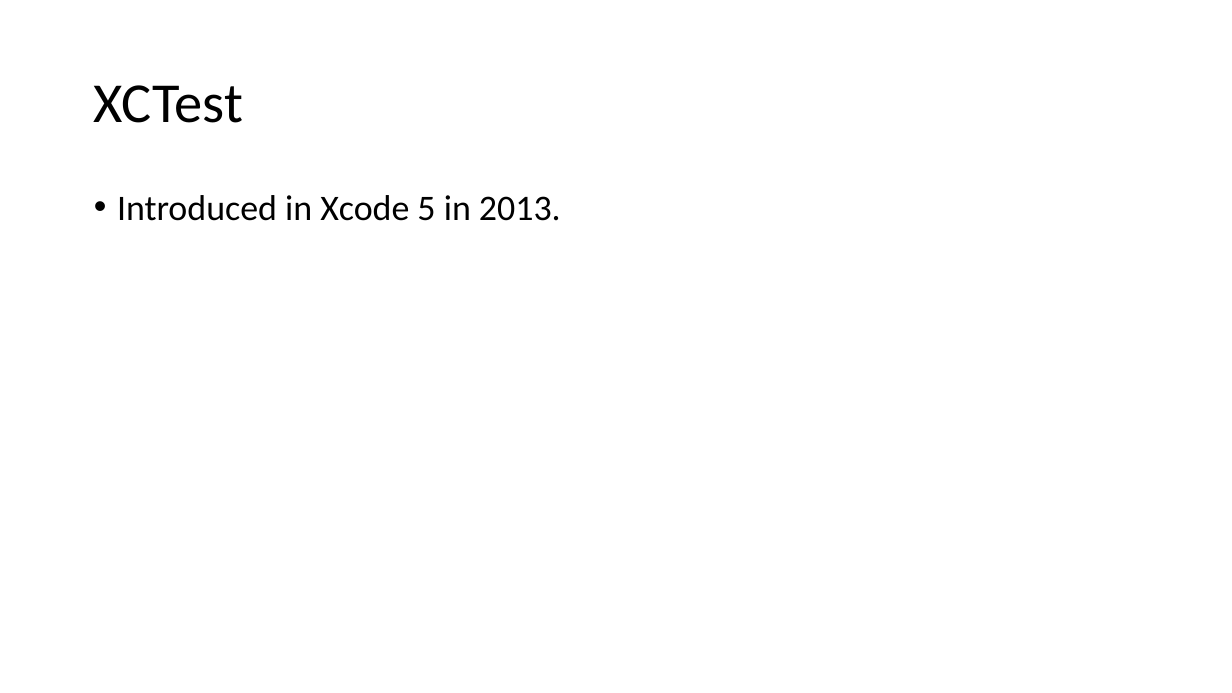
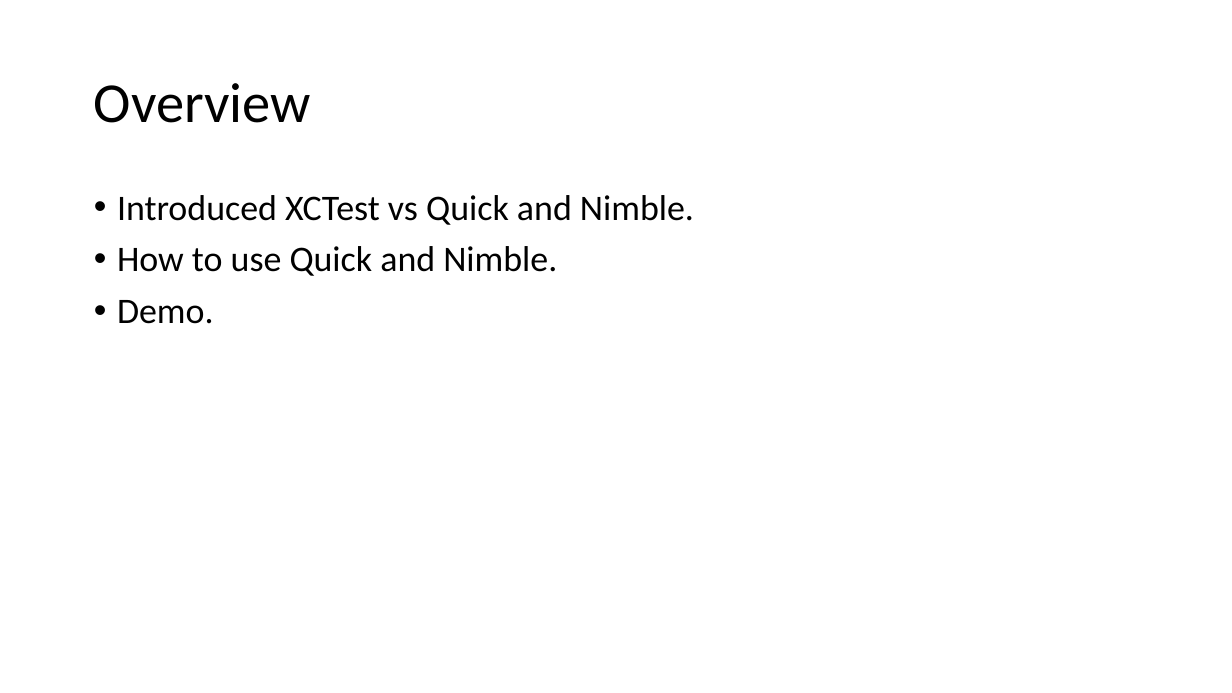
Before and after one commit to vfa-cancc/simpleapp, a slide deck: slide 12 of document/VFA-iOS-testing.pptx. Drawn at 1232x693 pixels with LibreOffice and Linux fonts; fonts in the diff are those of the drawing. Boxes give left, top, right and bottom in pixels: in the first picture for what was removed or moved away, otherwise in the second. Text is boxed around its words. In the diff, an @@ line names an element or a change of style, - is before the commit and + after.

```diff
--- a/document/VFA-iOS-testing.pptx
+++ b/document/VFA-iOS-testing.pptx
@@ title at (94,83,311,123): text changed @@
-XCTest
+Overview
@@ text at (117,195,694,324): text changed @@
-• Introduced in Xcode 5 in 2013.
+• Introduced XCTest vs Quick and Nimble.
+• How to use Quick and Nimble.
+• Demo.
```
Also in this commit, not shown: 4 other slides changed, 3 slides added, 1 slide removed.
